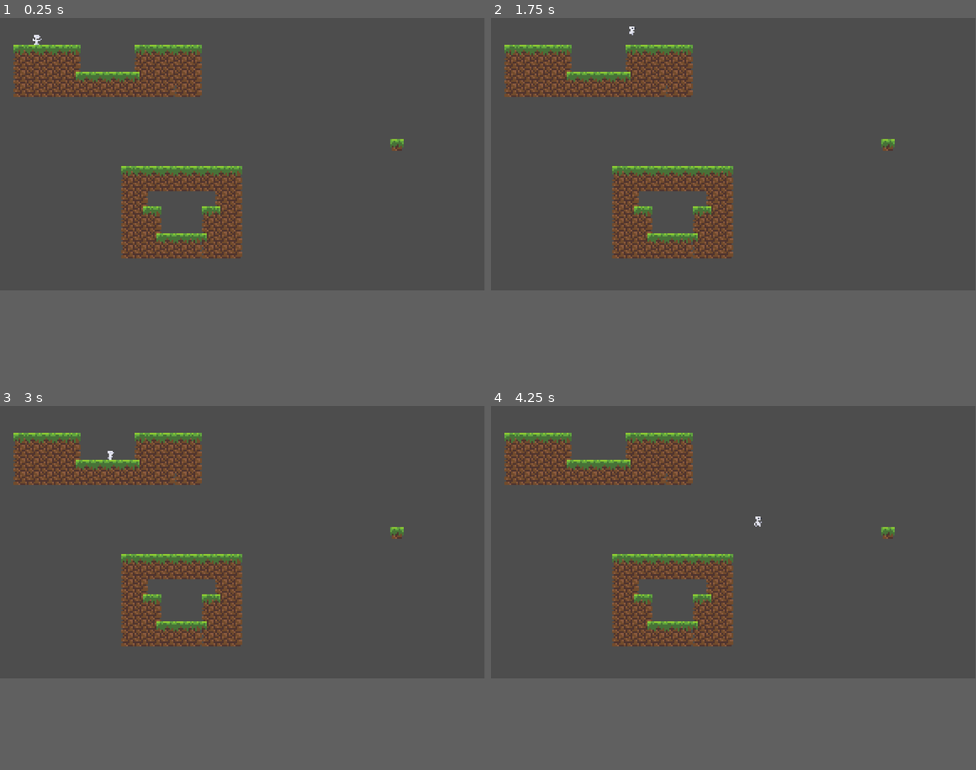
Above: before the commit, frames 1-4 (two rows, left to right).
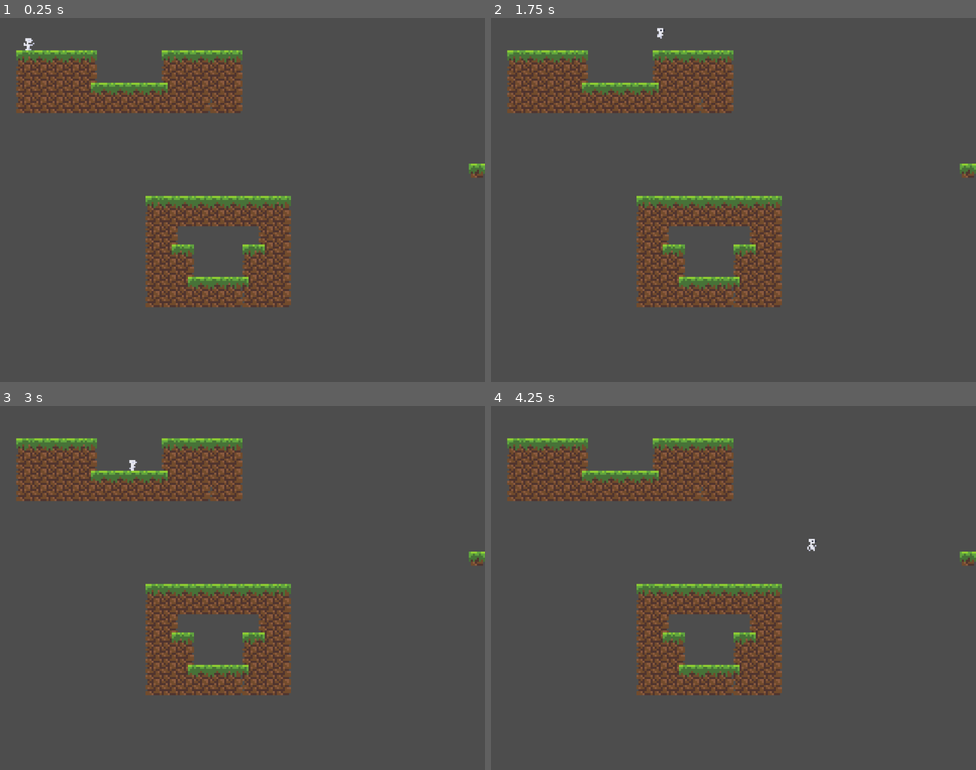
Above: after the commit, the same moments.

Repository: jpastolfo/reflections-game
Game: Godot game, scene res://Levels/art_scene.tscn
Same seed, same stepped clock (60 frames per second), same inputs: the game is played once before the commit and once after it.
Inputs:
- Up to frame 1 (0.25 s): no input
- Up to frame 2 (1.75 s): tap Enter (ui_accept) at 0.5, 0.77, 1.52 s; hold Right (ui_right) from 0.53 s (still down)
- Up to frame 3 (3 s): release Right (ui_right) at 2.03 s; hold Left (ui_left) 2.03-2.78 s; hold Right (ui_right) from 2.78 s (still down)
- Up to frame 4 (4.25 s): keep holding Right (ui_right); tap Enter (ui_accept) at 3.02, 3.77 s
In our replay, the window is 799x449 before the commit and 800x600 after it. These sizes can differ from the game's own. Grey fills any space a smaller window leaves; there, only what the larger window draws over its background counts as a difference.

The runs differ from the first frame. In frame 1, 17% of the frame differs, in the area x 2-100%, y 4-80%; in frame 2, 17%; in frame 3, 17%; in frame 4, 17%, in the area x 2-100%, y 7-80%.

Commit message:
change screen size and scene placement

Diff:
--- a/reflections/Levels/art_scene.tscn
+++ b/reflections/Levels/art_scene.tscn
@@ -180,5 +180,5 @@
 tile_set = SubResource("TileSet_4imiv")
 
 [node name="Player" parent="." instance=ExtResource("2_lcb3f")]
-position = Vector2(87, -3)
+position = Vector2(56, 17)
 scale = Vector2(4, 4)
--- a/reflections/project.godot
+++ b/reflections/project.godot
@@ -14,6 +14,12 @@
 run/main_scene="res://Levels/art_scene.tscn"
 config/features=PackedStringArray("4.3", "Forward Plus")
 config/icon="res://Assets/icon.svg"
+
+[display]
+
+window/size/viewport_width=960
+window/size/viewport_height=720
+window/stretch/mode="viewport"
 
 [input]
 
